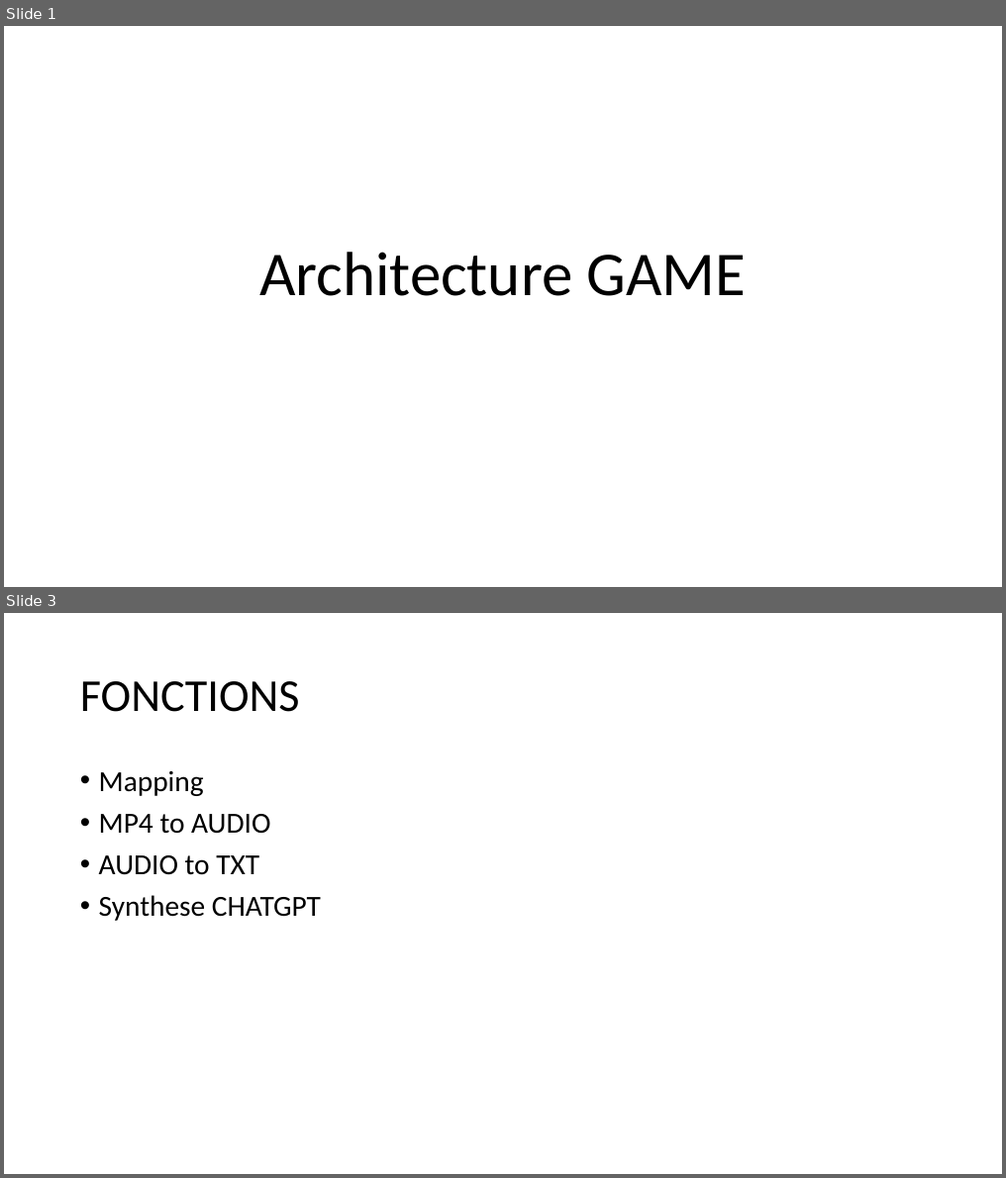
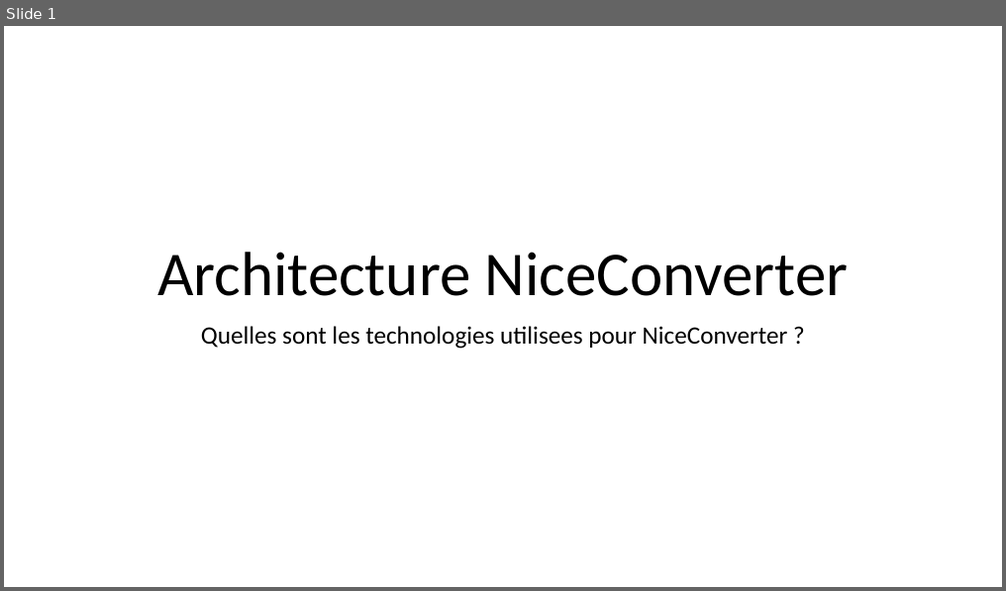
Before and after one commit to monpetit-trade/game, a slide deck: doc/ppt/Architecture.pptx. Shown one above the other, each under a label of ours: slides 1 and 3 before the commit, slide 1 after it; the slides between them are not shown. The pictures are 1006x1178 and 1006x591 pixels, drawn with LibreOffice and Linux fonts; fonts in the diff are those of the drawing. Boxes give left, top, right and bottom in pixels: in the first picture for what was removed or moved away, otherwise in the second. Text is boxed around its words. In the diff, an @@ line names an element or a change of style, - is before the commit and + after.

```diff
--- a/doc/ppt/Architecture.pptx
+++ b/doc/ppt/Architecture.pptx
@@ slide 3 removed at (x1=4, y1=613, x2=1002, y2=1174), background #FFFFFF @@
@@ title removed at (x1=80, y1=681, x2=300, y2=712) @@
-FONCTIONS
@@ text removed at (x1=99, y1=771, x2=321, y2=921) @@
-• Mapping
-• MP4 to AUDIO
-• AUDIO to TXT
-• Synthese CHATGPT
@@ slide 1 changed as well @@
@@ title at (x1=157, y1=252, x2=848, y2=296): text changed @@
-Architecture GAME
+Architecture NiceConverter
@@ subtitle added at (x1=201, y1=326, x2=788, y2=349), 24 pt, text #000000 @@
+Quelles sont les technologies utilisees pour NiceConverter ?
```
Also in this commit, not shown: 6 slides added, 5 other slides removed, 16 other files.
